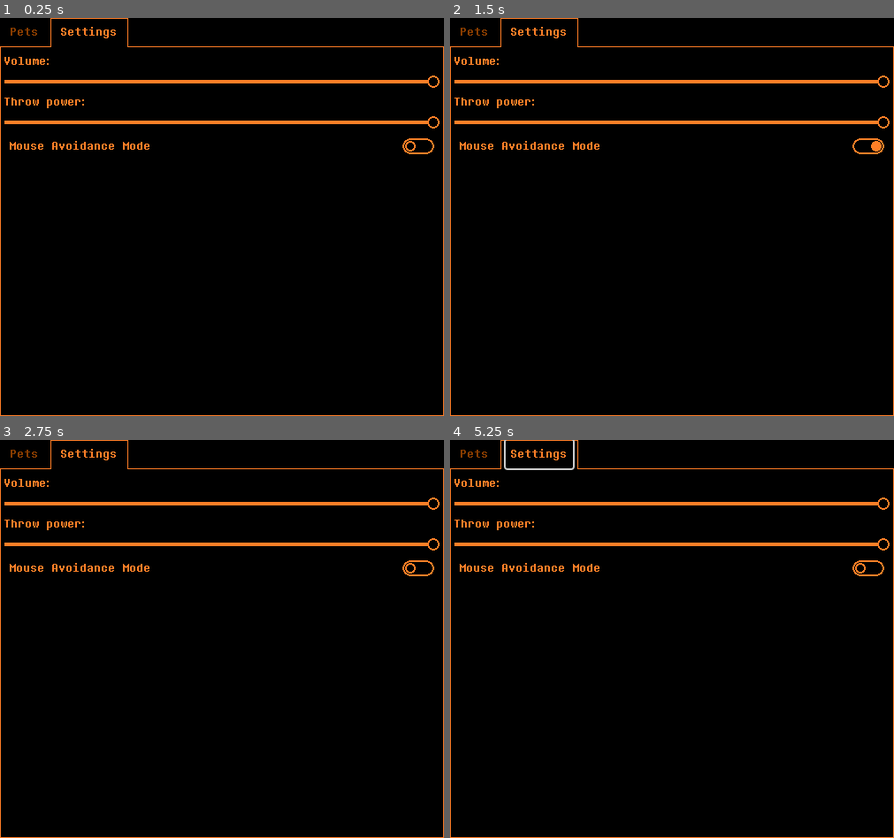
Above: before the commit, frames 1-4 (two rows, left to right).
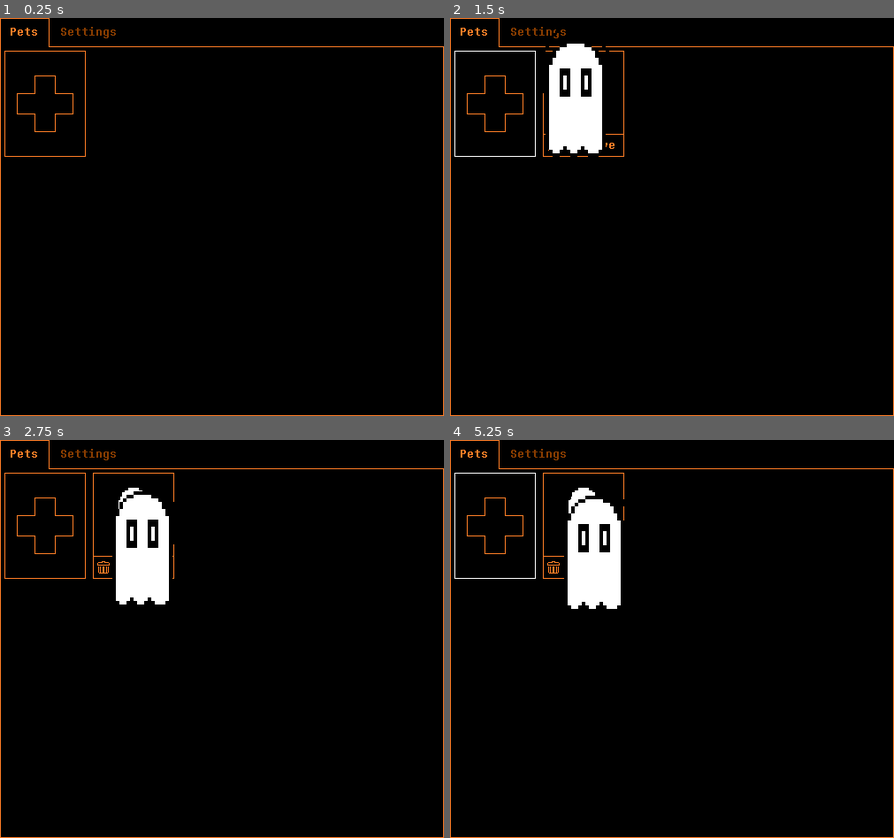
Above: after the commit, the same moments.

Repository: immortalbean/DELTARUNE-Virtual-Pet
Game: Godot game, scene res://scenes/main.tscn
Two runs of this game, one before a commit and one after it. Both use one fixed random seed, a clock stepped at 60 frames per second and the inputs below.
Inputs (mouse positions are in pixels of both pictures, inside the frame that each line leads up to):
- Up to frame 1 (0.25 s): no input
- Up to frame 2 (1.5 s): click (672, 145) at 0.5 s, where only the run before the commit has a clickable "Mouse Avoidance Mode"; click (494, 105) at 1.27 s
- Up to frame 3 (2.75 s): click (133, 567) at 2 s, where only the run after the commit has a clickable "Remove"
- Up to frame 4 (5.25 s): move the mouse to (769, 619) at 2.77 s; press the mouse at (769, 619) at 2.78 s; hold Right (right) 2.78-3.53 s; move the mouse to (583, 658) at 3.52 s; release the mouse at (583, 658) at 3.53 s; hold Down (down) 3.53-4.28 s; tap . (next) at 3.6 s; tap Enter at 4.25 s; move the mouse to (716, 551) at 4.27 s; hold Right (right) 4.28-5.03 s; tap , (previous) at 4.35 s; tap Space at 5 s; move the mouse to (649, 718) at 5.02 s; hold Up (up) from 5.03 s (still down); right-click (649, 718) at 5.1 s

The runs differ from the first frame. In frame 1, 2.9% of the frame differs, in the area x 0-100%, y 0-35%; in frame 2, 5.5%; in frame 3, 5.6%; in frame 4, 5.8%, in the area x 0-100%, y 0-43%.

Commit message:
save settings

Diff:
--- a/project.godot
+++ b/project.godot
@@ -16,6 +16,8 @@
 
 config/name="DELTARUNE Desktop Pet"
 run/main_scene="uid://dbh6o1lxgpcmp"
+config/use_custom_user_dir=true
+config/custom_user_dir_name="Time Studios/DELTARUNE Desktop Pet"
 config/features=PackedStringArray("4.7", "Forward Plus")
 run/max_fps=30
 boot_splash/bg_color=Color(0, 0, 0, 0)
--- a/scenes/main.tscn
+++ b/scenes/main.tscn
@@ -5,13 +5,25 @@
 [ext_resource type="PackedScene" uid="uid://cgnjfom71ahf5" path="res://scenes/pet.tscn" id="2_jyhfs"]
 [ext_resource type="PackedScene" uid="uid://lnqlegc4a5ki" path="res://scenes/menu/pet_icon.tscn" id="3_tbgi4"]
 
-[node name="Main" type="Node" unique_id=28678225 node_paths=PackedStringArray("pets_list")]
+[node name="Main" type="Node" unique_id=28678225 node_paths=PackedStringArray("pets_list", "volume_slider", "throw_power_slider", "mouse_avoidance_check")]
 script = ExtResource("1_0wfyh")
 pet_scene = ExtResource("2_jyhfs")
 pet_icon_scene = ExtResource("3_tbgi4")
 pets_list = NodePath("Menu/Tabs/Pets/Pets")
+volume_slider = NodePath("Menu/Tabs/Settings/SettingsScroll/SettingsList/VolumeSlider")
+throw_power_slider = NodePath("Menu/Tabs/Settings/SettingsScroll/SettingsList/SetThrowPower")
+mouse_avoidance_check = NodePath("Menu/Tabs/Settings/SettingsScroll/SettingsList/MouseAvoidanceMode")
 
 [node name="Menu" parent="." unique_id=796358701 instance=ExtResource("2_0wfyh")]
+
+[node name="Tabs" parent="Menu" index="0" unique_id=1643259006]
+current_tab = 0
+
+[node name="Pets" parent="Menu/Tabs" index="1" unique_id=117572143]
+visible = true
+
+[node name="Settings" parent="Menu/Tabs" index="2" unique_id=1667853505]
+visible = false
 
 [node name="VolumeSlider" parent="Menu/Tabs/Settings/SettingsScroll/SettingsList" parent_id_path=PackedInt32Array(796358701, 172588144) index="1" unique_id=2050843113]
 step = 0.0
--- /dev/null
+++ b/scripts/classes/settings.gd
@@ -0,0 +1,12 @@
+class_name GameSettings
+extends Resource
+
+@export var volume: float = 1.0
+@export var throw_power: float = 1.0
+@export var avoid_mouse := false
+
+func export_settings():
+	print(volume)
+	print(throw_power)
+	print(avoid_mouse)
+	ResourceSaver.save(self, "user://settings.tres")
--- a/scripts/main.gd
+++ b/scripts/main.gd
@@ -3,6 +3,9 @@
 @export var pet_scene: PackedScene
 @export var pet_icon_scene: PackedScene
 @export var pets_list: Node
+@export var volume_slider: Node
+@export var throw_power_slider: Node
+@export var mouse_avoidance_check: Node
 var pets := {}
 var pet_icons := {}
 var dragging := false
@@ -10,7 +13,15 @@
 var avoid_mouse := false
 var next_id := 0
 var throw_power = 1.0
+var settings = GameSettings.new()
+var save_settings_timer = 0.0
 
+func _ready() -> void:
+	if FileAccess.file_exists("user://settings.tres"):
+		settings = load("user://settings.tres")
+		volume_slider.value = settings.volume
+		throw_power_slider.value = settings.throw_power
+		mouse_avoidance_check.button_pressed = settings.avoid_mouse
 func add_pet() -> void:
 	var new_pet = pet_scene.instantiate()
 	var kris = new_pet.get_child(0)
@@ -28,12 +39,23 @@
 	pet_icons[id].queue_free()
 	pet_icons.erase(id)
 func _physics_process(delta: float) -> void:
+	if save_settings_timer > 0:
+		save_settings_timer -= delta
+		if save_settings_timer <= 0:
+			settings.export_settings()
 	if !Input.is_action_pressed("mouse_click"):
 		dragging = false
 
 func set_volume(value: float) -> void:
 	AudioServer.set_bus_volume_linear(0, value)
+	settings.volume = value
+	# Stops sliders from doing 60 file operations a second, you're welcome
+	save_settings_timer = 1.0
 func set_throw_power(value: float) -> void:
 	throw_power = value
+	settings.throw_power = value
+	save_settings_timer = 1.0
 func _mouse_avoidance_mode_toggled(toggled_on: bool) -> void:
 	avoid_mouse = toggled_on
+	settings.avoid_mouse = toggled_on
+	save_settings_timer = 1.0
Not shown, added: scripts/classes/settings.gd.uid
